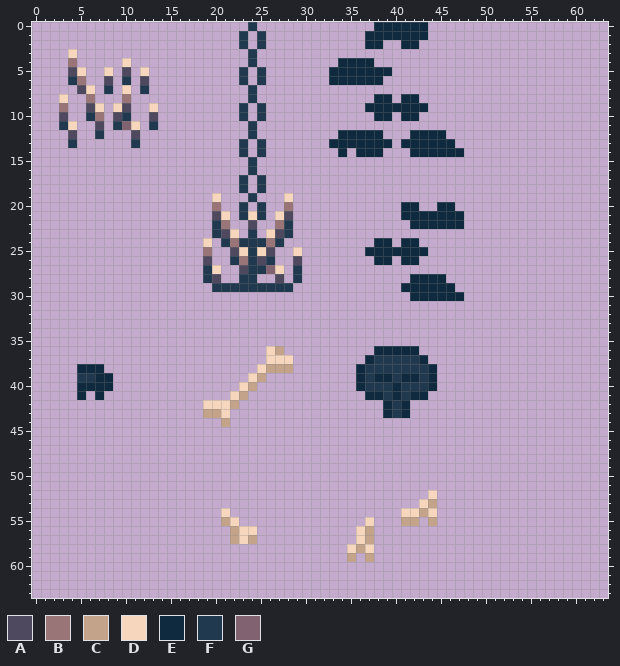
Pixel-art file, stored at assets/ase/entities_dungeons.aseprite. Above is the file before it was changed.
64x64 pixels, 1 frame.
Palette (. is transparent): A #4e495f  B #997577  C #c3a38a  D #f6d6bd  E #0f2a3f  F #20394f  G #816271
Pixels before (only the part around the change), first column x 0:
 0 ........................F.............EEEEEE....................
 1 .......................F.F...........EEEEEEE....................
 2 .......................F.F...........EE..EE.....................
 3 ....D...................F.......................................
 4 ....B.....D.............F.........EEEE..........................
 5 ....AD..D.A.D..........F.F.......EEEEEEE........................
 6 ....FB..A.F.A..........F.F.......EEEEEE.........................
 7 .....AD.F.D.F...........F.......................................
 8 ...D..B...B.............F.............EE.EE.....................
 9 ...B..AD.DA..D.........F.F...........EEEEEEE....................
10 ...A..FB.AF..A.........F.F............EE.EE.....................
11 ...FD..A.FGD.F..........F.......................................
12 ....A..F...A............F.........EEEEE...EEEE..................
13 ....F......F...........F.F.......EEEEEEE.EEEEEE.................
14 .......................F.F........E.EEE...EEEEEE................
15 ........................F.......................................
16 ........................F.......................................
17 .......................F.F......................................
18 .......................F.F......................................
19 ....................D...F...D...................................
20 ....................B..F.F..B............EE..EE.................
21 ....................AD.FDF.DA............EEEEEEE................
22 ....................FB..A..BF.............EEEEEE................
23 ....................FAD.F.DAF...................................
24 ...................D.FBFFFBF..........EE.EE.....................
25 ...................B..ADFDA..D.......EEEEEEE....................
26 ...................A..FBFAF..A........EE.EE.....................
27 ...................FD..AFFGD.F..................................
28 ...................FA..FF..A.F............EEEE..................
29 ....................FFFFFFFFF............EEEEEE.................
30 ..........................................EEEEEE................
31 ................................................................
32 ................................................................
33 ................................................................
34 ................................................................
35 ................................................................
36 ..........................DC..........EEEEE.....................
37 ..........................DDD........EFFFFFE....................
38 .....EEE.................DCCC.......EFFFFFFFE...................
Once edited:
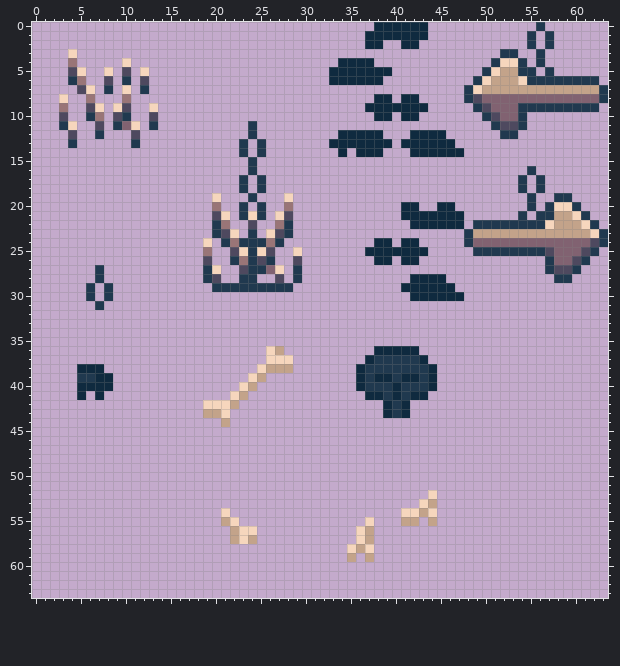
From old to new:
Layer "Layer 1":
Colour A is added in row 8 at x 49; in row 9 at x 50; in row 10 at x 51; in row 11 at x 52 to 53; in row 24 at x 62; in row 25 at x 57 and 61.
Colour A is added in row 26 at x 60; in row 27 at x 58 to 59.
Colour C is added in row 5 at x 52 to 53; in row 6 at x 51 to 53; in row 7 at x 50 to 62; in row 21 at x 58 to 59; in row 22 at x 58 to 60; in row 23 at x 49 to 61.
Colour D is added in row 4 at x 52 to 53; in row 5 at x 51; in row 6 at x 50 and 54; in row 7 at x 49; in row 20 at x 58 to 59; in row 21 at x 60.
Colour D is added in row 22 at x 57 and 61; in row 23 at x 62.
Colour F is added in row 0 at x 56; in rows 1 to 2 at x 55 and 57; in row 3 at x 52 to 53 and 56; in row 4 at x 51, 54 and 56; in row 5 at x 50, 54 to 55 and 57; in row 6 at x 49 and 55 to 62.
Colour F is added in rows 7 to 8 at x 48 and 63; in row 9 at x 49 and 54 to 62; in row 10 at x 50 and 54; in row 11 at x 51 and 54; in row 12 at x 52 to 53; in row 16 at x 55.
Colour F is added in rows 17 to 18 at x 54 and 56; in row 19 at x 55 and 58 to 59; in row 20 at x 55, 57 and 60; in row 21 at x 54, 56 to 57 and 61; in row 22 at x 49 to 56 and 62; in rows 23 to 24 at x 48 and 63.
Colour F is added in row 25 at x 49 to 56 and 62; in row 26 at x 57 and 61; in row 27 at x 7, 57 and 60; in row 28 at x 7 and 58 to 59; in rows 29 to 30 at x 6 and 8; in row 31 at x 7.
Colour G is added in row 8 at x 50 to 62; in row 9 at x 51 to 53; in row 10 at x 52 to 53; in row 24 at x 49 to 61; in row 25 at x 58 to 60; in row 26 at x 58 to 59.
Colour F is removed in row 0 at x 24; in rows 1 to 2 at x 23 and 25; in rows 3 to 4 at x 24; in rows 5 to 6 at x 23 and 25; in rows 7 to 8 at x 24; in rows 9 to 10 at x 23 and 25.
Changed places in both pictures, as pixel boxes (x1, y1, x2, y2):
erased: (239, 22, 266, 121)
added: (464, 22, 608, 283)
added: (86, 265, 113, 310)
